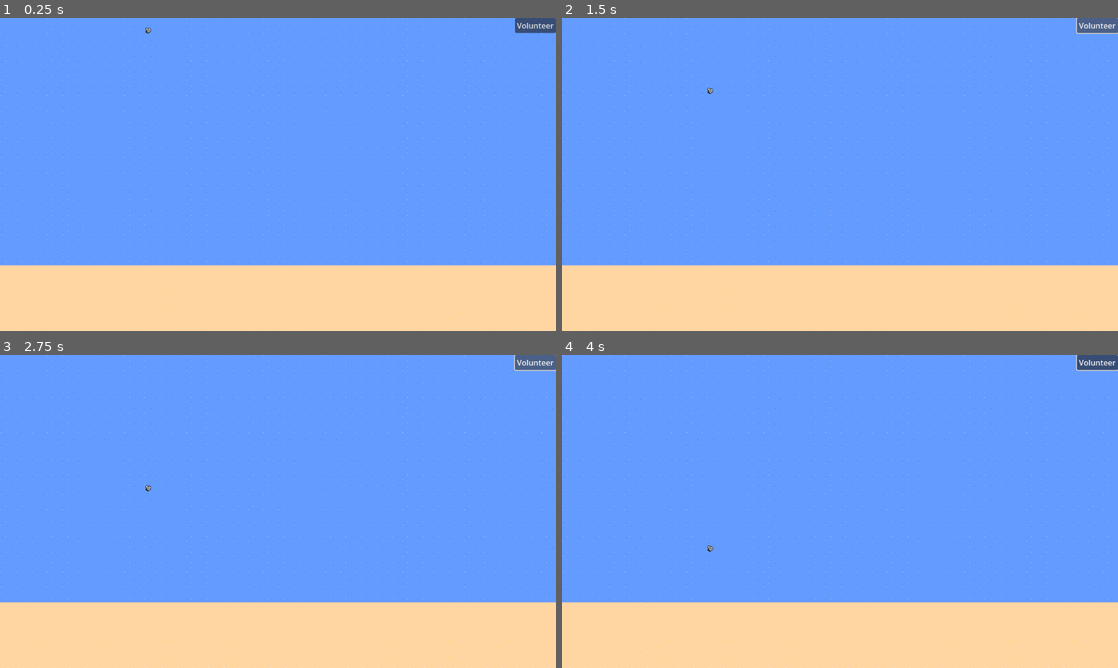
Above: before the commit, frames 1-4 (two rows, left to right).
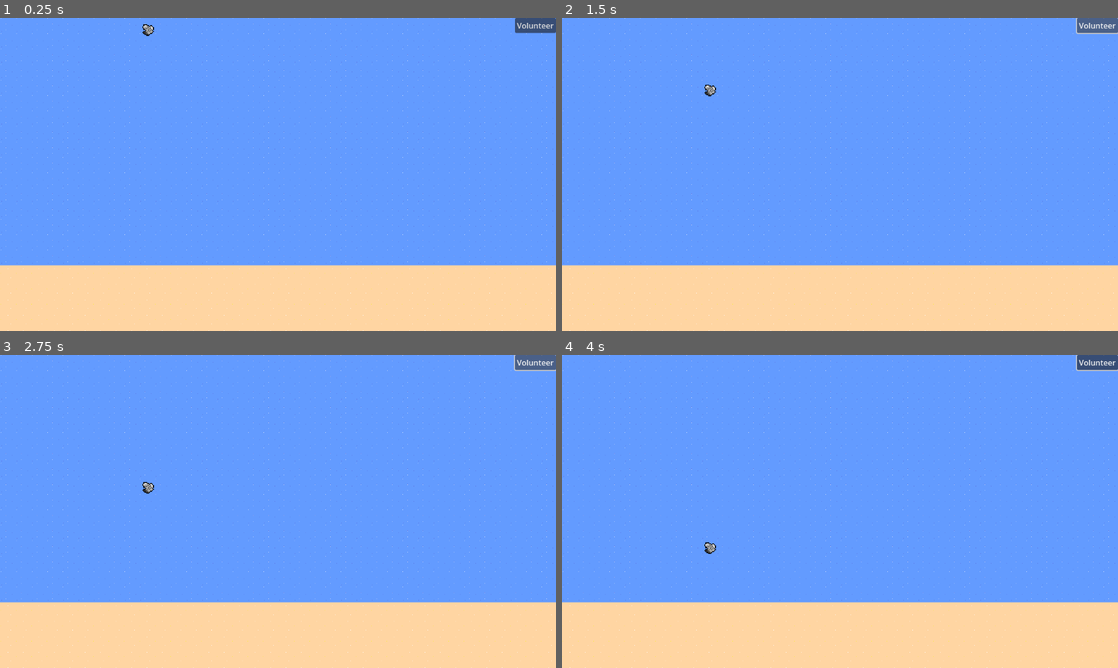
Above: after the commit, the same moments.

Repository: BlazingNeutron/calmbeforestorm
Game: Godot game, scene res://scenes/game.tscn
Two runs of this game, one before a commit and one after it. Both use one fixed random seed, a clock stepped at 60 frames per second and the inputs below.
Inputs (mouse positions are in pixels of both pictures, inside the frame that each line leads up to):
- Up to frame 1 (0.25 s): no input
- Up to frame 2 (1.5 s): click "Volunteer" at 0.5 s; click "Volunteer" at 1.25 s
- Up to frame 3 (2.75 s): click "Volunteer" at 2 s
- Up to frame 4 (4 s): move the mouse to (962, 495) at 2.77 s; click (962, 495) at 2.85 s; move the mouse to (728, 527) at 3.52 s; tap Space (test_lightning) at 3.6 s; click (728, 527) at 3.8 s

The runs differ from the first frame. In frame 1, less than 0.1% of the frame differs, in the area x 25-28%, y 2-6%; in frame 2, less than 0.1%; in frame 3, less than 0.1%, in the area x 25-28%, y 40-45%; in frame 4, less than 0.1%.

Commit message:
trash can be removed via clicking

Diff:
--- a/project.godot
+++ b/project.godot
@@ -31,6 +31,11 @@
 "events": [Object(InputEventKey,"resource_local_to_scene":false,"resource_name":"","device":-1,"window_id":0,"alt_press …(191 unchanged characters)…
 ]
 }
+action={
+"deadzone": 0.5,
+"events": [Object(InputEventMouseButton,"resource_local_to_scene":false,"resource_name":"","device":-1,"window_id":0,"alt_pressed":false,"shift_pressed":false,"ctrl_pressed":false,"meta_pressed":false,"button_mask":0,"position":Vector2(0, 0),"global_position":Vector2(0, 0),"factor":1.0,"button_index":1,"canceled":false,"pressed":false,"double_click":false,"script":null)
+]
+}
 
 [rendering]
 
--- a/scenes/game.tscn
+++ b/scenes/game.tscn
@@ -1,7 +1,8 @@
-[gd_scene load_steps=8 format=4 uid="uid://iagjcdoeawtf"]
+[gd_scene load_steps=9 format=4 uid="uid://iagjcdoeawtf"]
 
 [ext_resource type="Texture2D" uid="uid://b47n3opsae4wi" path="res://assets/water1.png" id="1_lgff2"]
 [ext_resource type="Texture2D" uid="uid://set11erdhkfk" path="res://assets/sand1.png" id="2_wjy4f"]
+[ext_resource type="PackedScene" uid="uid://bfka3w6b3sayd" path="res://scenes/waste_spawner.tscn" id="3_44yya"]
 [ext_resource type="PackedScene" uid="uid://dr2cu7ky4p2pn" path="res://scenes/waste.tscn" id="3_hidvn"]
 [ext_resource type="PackedScene" uid="uid://d3y2w6dk2qoel" path="res://scenes/hud.tscn" id="4_ef12f"]
 
@@ -28,6 +29,8 @@
 
 [node name="waste" parent="waste" instance=ExtResource("3_hidvn")]
 
+[node name="WasteSpawner" parent="waste" instance=ExtResource("3_44yya")]
+
 [node name="tiles" type="Node2D" parent="."]
 
 [node name="background" type="TileMapLayer" parent="tiles"]
--- a/scenes/hud.tscn
+++ b/scenes/hud.tscn
@@ -1,13 +1,23 @@
-[gd_scene load_steps=4 format=3 uid="uid://d3y2w6dk2qoel"]
+[gd_scene load_steps=3 format=3 uid="uid://d3y2w6dk2qoel"]
 
 [ext_resource type="Script" path="res://scripts/hud.gd" id="1_v6bi3"]
-[ext_resource type="PackedScene" uid="uid://dr0tbgd0iim3e" path="res://scenes/store.tscn" id="3_11lxo"]
 [ext_resource type="PackedScene" uid="uid://jeovohtmmp0a" path="res://scenes/lightning.tscn" id="3_cy3ty"]
 
 [node name="hud" type="CanvasLayer"]
 script = ExtResource("1_v6bi3")
 
 [node name="lightning" parent="." instance=ExtResource("3_cy3ty")]
+visible = false
 
-[node name="store" parent="." instance=ExtResource("3_11lxo")]
-script = null
+[node name="StoreContainer" type="VBoxContainer" parent="."]
+anchors_preset = 11
+anchor_left = 1.0
+anchor_right = 1.0
+anchor_bottom = 1.0
+offset_left = -85.0
+grow_horizontal = 0
+grow_vertical = 2
+
+[node name="Volunteer" type="Button" parent="StoreContainer"]
+layout_mode = 2
+text = "Volunteer"
--- a/scenes/store.tscn
+++ b/scenes/store.tscn
@@ -1,20 +1,4 @@
-[gd_scene load_steps=2 format=3 uid="uid://dr0tbgd0iim3e"]
-
-[sub_resource type="GDScript" id="GDScript_cuhc5"]
-script/source = "extends Control
-
-signal show
-signal hide
-
-# Called when the node enters the scene tree for the first time.
-func _ready() -> void:
-	pass # Replace with function body.
-
-
-# Called every frame. 'delta' is the elapsed time since the previous frame.
-func _process(delta: float) -> void:
-	pass
-"
+[gd_scene format=3 uid="uid://dr0tbgd0iim3e"]
 
 [node name="store" type="Control"]
 layout_mode = 3
@@ -23,18 +7,3 @@
 anchor_bottom = 1.0
 grow_horizontal = 2
 grow_vertical = 2
-script = SubResource("GDScript_cuhc5")
-
-[node name="VBoxContainer" type="VBoxContainer" parent="."]
-layout_mode = 1
-anchors_preset = 11
-anchor_left = 1.0
-anchor_right = 1.0
-anchor_bottom = 1.0
-offset_left = -85.0
-grow_horizontal = 0
-grow_vertical = 2
-
-[node name="Volunteer" type="Button" parent="VBoxContainer"]
-layout_mode = 2
-text = "Volunteer"
--- a/scenes/waste.tscn
+++ b/scenes/waste.tscn
@@ -4,15 +4,20 @@
 [ext_resource type="Texture2D" uid="uid://dflg5y7s5rs33" path="res://assets/waste-scrap1.png" id="1_r22q1"]
 
 [sub_resource type="CircleShape2D" id="CircleShape2D_m7fq2"]
-radius = 7.07107
+radius = 18.0278
 
 [node name="waste" type="Node2D"]
 script = ExtResource("1_6ryxd")
 
 [node name="Sprite2D" type="Sprite2D" parent="."]
+position = Vector2(0, -2)
+scale = Vector2(2, 2)
 texture = ExtResource("1_r22q1")
 
 [node name="Area2D" type="Area2D" parent="."]
 
 [node name="CollisionShape2D" type="CollisionShape2D" parent="Area2D"]
 shape = SubResource("CircleShape2D_m7fq2")
+
+[connection signal="input_event" from="Area2D" to="." method="_on_area_2d_input_event"]
+[connection signal="mouse_entered" from="Area2D" to="." method="_on_area_2d_mouse_entered"]
--- /dev/null
+++ b/scenes/waste_spawner.tscn
@@ -0,0 +1,3 @@
+[gd_scene format=3 uid="uid://bfka3w6b3sayd"]
+
+[node name="WasteSpawner" type="Node2D"]
--- a/scripts/waste.gd
+++ b/scripts/waste.gd
@@ -11,3 +11,9 @@
 	position.y += delta * SPEED
 	if position.y > 1500:
 		queue_free()
+
+
+func _on_area_2d_input_event(viewport: Node, event: InputEvent, shape_idx: int) -> void:
+	if event is InputEventMouseButton:
+		if Input.is_action_just_pressed('action'):
+			queue_free()
